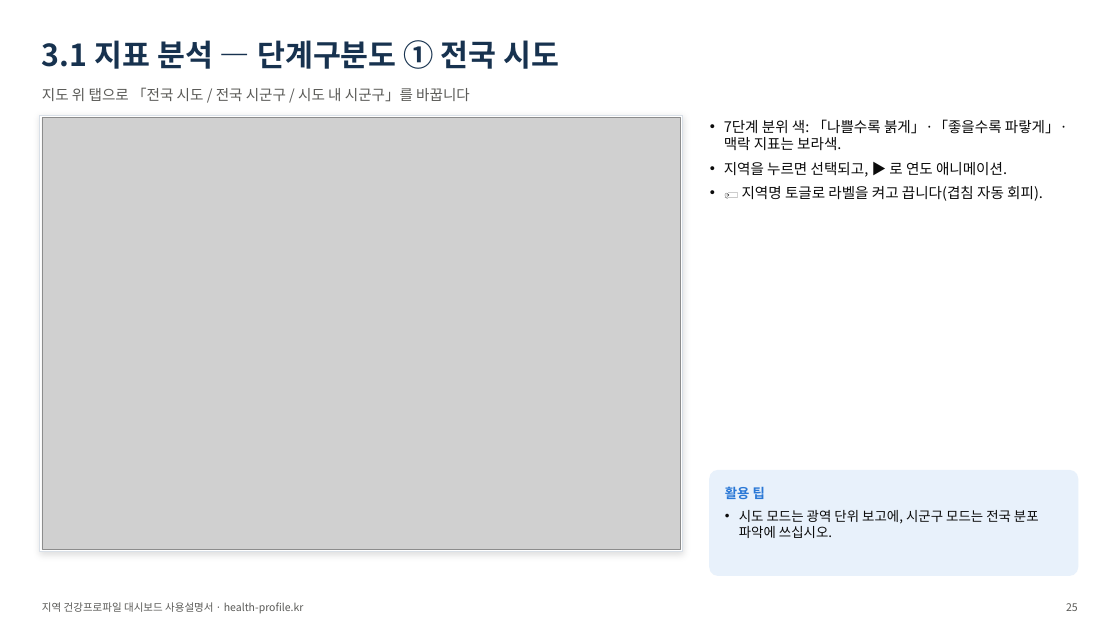
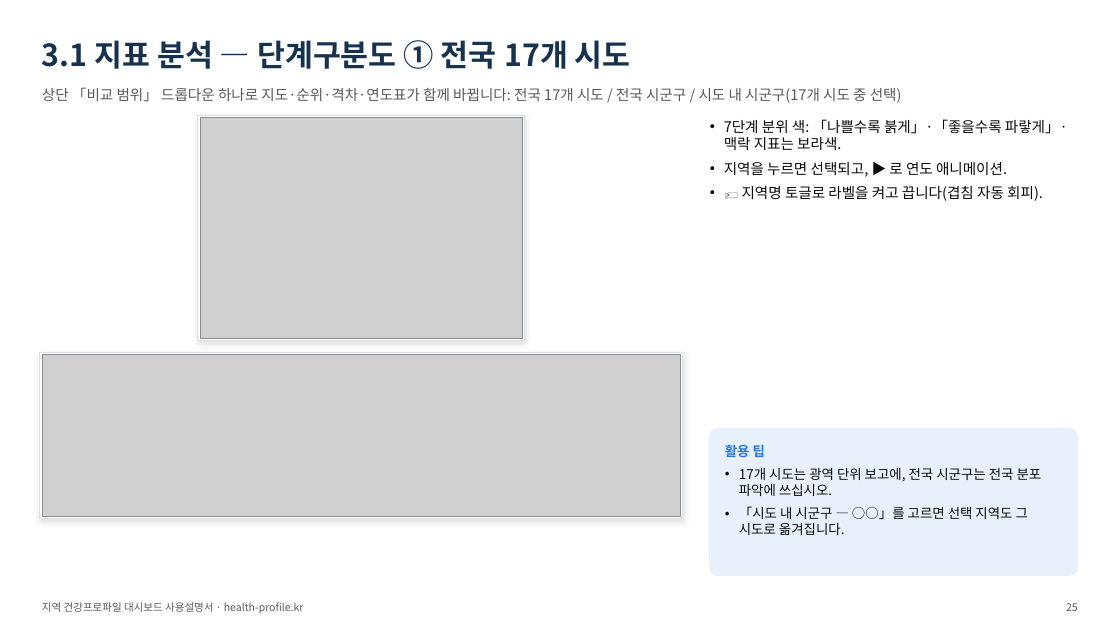
Before and after one commit to soonryu74/health-profile, a slide deck: slide 25 of docs/지역건강프로파일_대시보드_사용설명서_v1.pptx. Drawn at 1120x630 pixels with LibreOffice and Linux fonts; fonts in the diff are those of the drawing; grey boxes stand for pictures. Boxes give left, top, right and bottom in pixels: in the first picture for what was removed or moved away, otherwise in the second. Text is boxed around its words. In the diff, an @@ line names an element or a change of style, - is before the commit and + after.

```diff
--- a/docs/지역건강프로파일_대시보드_사용설명서_v1.pptx
+++ b/docs/지역건강프로파일_대시보드_사용설명서_v1.pptx
@@ text at (x1=42, y1=40, x2=631, y2=69): text changed @@
-3.1 지표 분석 — 단계구분도 ① 전국 시도
+3.1 지표 분석 — 단계구분도 ① 전국 17개 시도
@@ text at (x1=42, y1=87, x2=902, y2=103): text changed @@
-지도 위 탭으로 「전국 시도 / 전국 시군구 / 시도 내 시군구」를 바꿉니다
+상단 「비교 범위」 드롭다운 하나로 지도·순위·격차·연도표가 함께 바뀝니다: 전국 17개 시도 / 전국 시군구 / 시도 내 시군구(17개 시도 중 선택)
@@ picture removed at (x1=42, y1=118, x2=681, y2=549) @@
@@ rectangle added at (x1=197, y1=115, x2=525, y2=341), fill #FFFFFF, outline #D9E0E8 0.75 pt @@
@@ picture added at (x1=200, y1=118, x2=523, y2=338) @@
@@ rectangle resized from (x1=39, y1=115, x2=683, y2=552) to (x1=39, y1=353, x2=683, y2=519) @@
@@ picture added at (x1=42, y1=355, x2=681, y2=516) @@
@@ rounded rectangle resized from (x1=710, y1=471, x2=1078, y2=576) to (x1=710, y1=429, x2=1078, y2=576) @@
@@ rounded rectangle at (x1=710, y1=429, x2=1078, y2=576): proportions changed @@
@@ text "활용 팁" moved from (x1=725, y1=487, x2=765, y2=499) to (x1=725, y1=445, x2=765, y2=457) @@
@@ text at (x1=739, y1=468, x2=1042, y2=535): text changed @@
-• 시도 모드는 광역 단위 보고에, 시군구 모드는 전국 분포 파악에 쓰십시오.
+• 17개 시도는 광역 단위 보고에, 전국 시군구는 전국 분포 파악에 쓰십시오.
+• 「시도 내 시군구 — ○○」를 고르면 선택 지역도 그 시도로 옮겨집니다.
```
Also in this commit, not shown: 3 other slides changed, 7 other files.
